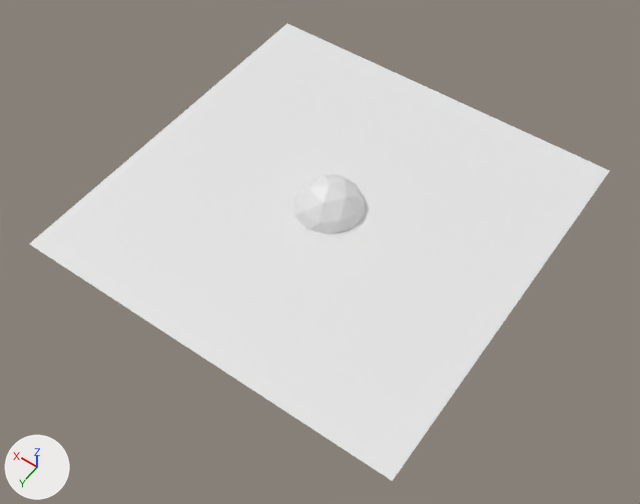
The Blender file src/bin/bubble/bubble.blend, before and after one commit.
Both versions are drawn from a camera (50 mm lens) standing at (-1134.0, 1642.0, 2297.0) and looking at (-74.0, 158.0, -36.0). The axes (+X, +Y, +Z) are drawn at lower left. The lights are the same throughout.

Before the edit, the objects in view are built like this:
```python
me_plane = bpy.data.meshes.new('Plane')
me_plane.from_pydata(...)  # 192 vertices, 361 faces; spans x -209.0..209.0, y -209.0..209.0, z -1.0..32.0
ob_scene = bpy.data.objects.new('scene', me_plane)
ob_scene.location = (0.0, 0.0, 0.0)
ob_scene.scale = (3.4, 3.4, 3.4)
```
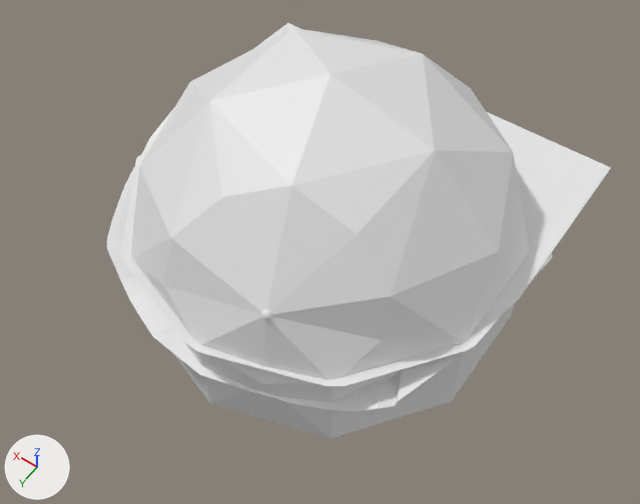
What differs and where, as boxes [x1, y1, x2, y2] in the pictures (640 x 504 px):
'scene', reshaped (13% narrower, 9% shorter)
    before: [30, 23, 610, 481]
    after: [107, 23, 611, 438]
part 1 of me_plane, added
    after: [261, 309, 273, 321]
part 2 of me_plane, rebuilt
    before: [30, 23, 610, 481]
    after: [120, 151, 552, 386]
part 3 of me_plane, added
    after: [107, 23, 611, 411]
part 4 of me_plane, added
    after: [131, 28, 529, 438]
part 5 of me_plane, deleted
    before: [294, 174, 365, 235]

The change, as a list of edits to the scene's bpy script:
```text
Change me_plane:
    used by ob_scene; location = (0.0, 0.0, 0.0); scale = (3.4, 3.4, 3.4)
    remove me_plane.from_pydata(...)  # 192 vertices, 361 faces; spans x -209.0..209.0, y -209.0..209.0, z -1.0..32.0
    add me_plane.from_pydata(...)  # 665 vertices, 958 faces; spans x -212.0..210.0, y -223.0..210.0, z -107.0..172.0
    me_plane part 1: a new loose piece, an icosphere of 320 faces spanning x -61.0..-49.0, y 163.0..175.0, z 52.0..64.0
    me_plane part 2: the loose piece of 4 vertices spanning x -209.0..209.0, y -209.0..209.0, z 0.0 is rebuilt with 30 vertices and now spans x -212.0..201.0, y -223.0..209.0, z -7.0..4.0
    me_plane part 3: a new loose piece of 432 vertices spanning x -209.0..210.0, y -210.0..210.0, z -38.0..30.0
    me_plane part 4: a new loose piece of 41 vertices spanning x -192.0..192.0, y -202.0..202.0, z -107.0..172.0
    me_plane part 5
    26 vertices are removed from x -36.0..36.0, y -37.0..37.0, z -1.0..32.0
    40 faces are deleted
```
